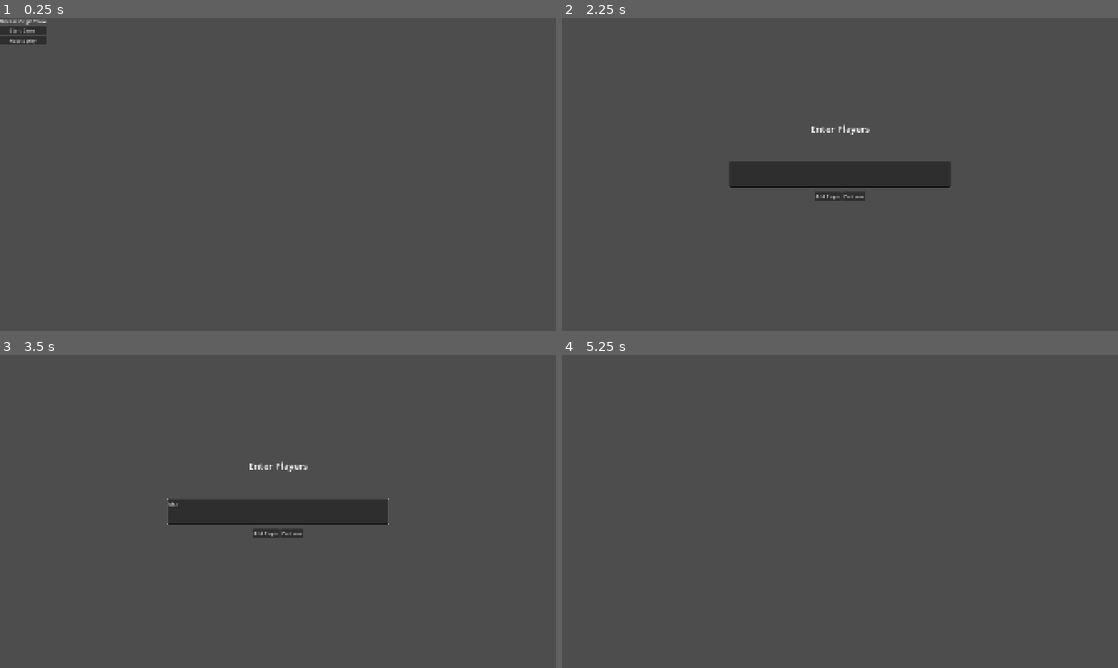
Above: before the commit, frames 1-4 (two rows, left to right).
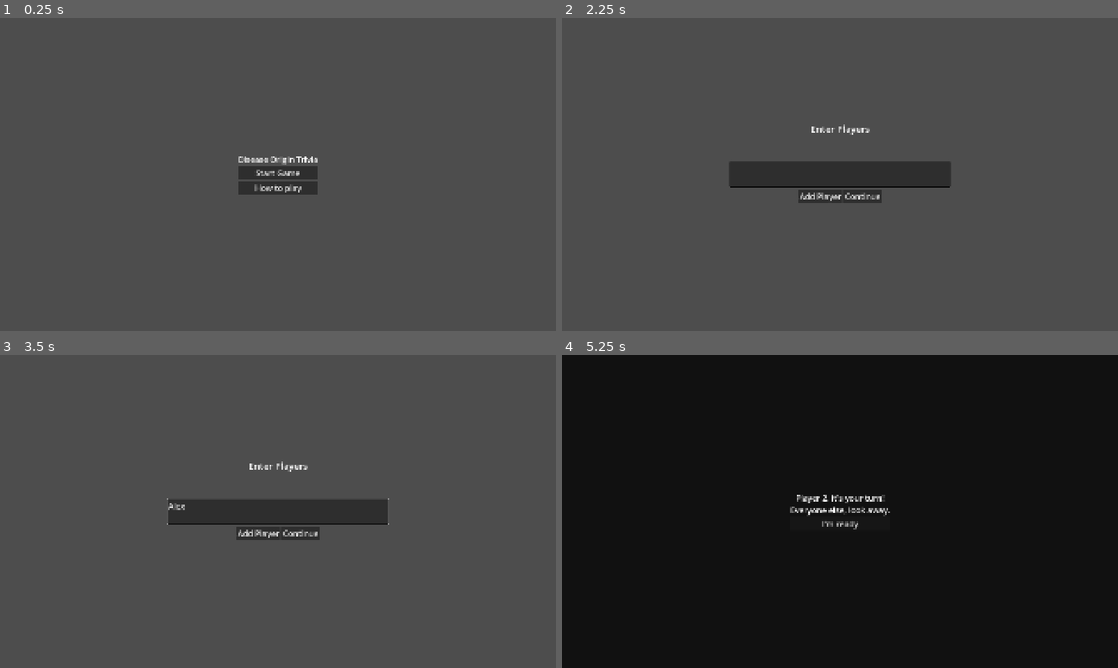
Above: after the commit, the same moments.

Repository: cisc-3667-fall-2026/Group-Project-2
Game: Godot game, scene res://scenes/MainMenu.tscn
The game is run twice, just before and just after one commit, with the same random seed, the same clock (stepped at 60 frames per second) and the same inputs.
Inputs (mouse positions are in pixels of both pictures, inside the frame that each line leads up to):
- Up to frame 1 (0.25 s): no input
- Up to frame 2 (2.25 s): click "How to play" at 0.5 s; click (840, 318) at 1.25 s, where only the run before the commit has a clickable "Back"; click "Start Game" at 2 s
- Up to frame 3 (3.5 s): click (278, 511) at 2.77 s; type "Alex" at 2.85 s
- Up to frame 4 (5.25 s): click "Continue" at 3.5 s; click (840, 524) at 4.25 s, where only the run after the commit has a clickable "I'm ready"; tap Enter at 5 s; move the mouse to (962, 495) at 5.02 s; click (962, 495) at 5.17 s

The runs differ from the first frame. In frame 1, 1.8% of the frame differs, in the area x 0-58%, y 0-57%; in frame 2, 0.4%; in frame 3, 0.5%; in frame 4, 100%, in the area x 0-100%, y 0-100%.
Error after the commit: Invalid access to property or key 'pressed' on a base object of type 'null instance'. (res://scripts/Scene/MainMenu.gd:5)

Commit message:
Longitude/latitude turns distance leadboard
Used AI for longitude/latitude distance as well

Diff:
--- /dev/null
+++ b/assets/Main_Theme.tres
@@ -0,0 +1,4 @@
+[gd_resource type="Theme" format=3 uid="uid://cpd3middaxh4l"]
+
+[resource]
+default_font_size = 28
--- a/project.godot
+++ b/project.godot
@@ -30,6 +30,10 @@
 
 project/assembly_name="Group Project 2"
 
+[gui]
+
+theme/custom="uid://cpd3middaxh4l"
+
 [physics]
 
 3d/physics_engine="Jolt Physics"
--- a/scenes/Game.tscn
+++ b/scenes/Game.tscn
@@ -1,6 +1,9 @@
 [gd_scene format=3 uid="uid://cuk2vfmofktmu"]
 
 [ext_resource type="PackedScene" uid="uid://ditvvo03wuj8b" path="res://scenes/PrivacyScreen.tscn" id="1_ibkli"]
+[ext_resource type="Script" uid="uid://521u7h4j1pge" path="res://scripts/Scene/Game.gd" id="1_qbsmt"]
+[ext_resource type="Texture2D" uid="uid://cenv3u1klrha8" path="res://assets/graphics/Worldmap_location_NED_50m_20000-10027 (1).png" id="2_78awf"]
+[ext_resource type="Script" uid="uid://dgwdeco85y6e3" path="res://scripts/Scene/Pins.gd" id="3_s0nni"]
 [ext_resource type="Script" uid="uid://cyw8snu7rthj8" path="res://scripts/Node/player_list.gd" id="3_cpr0p"]
 
 [node name="Game" type="Control" unique_id=26081044]
@@ -10,6 +13,7 @@
 anchor_bottom = 1.0
 grow_horizontal = 2
 grow_vertical = 2
+script = ExtResource("1_qbsmt")
 
 [node name="Layout" type="HBoxContainer" parent="." unique_id=1302311391]
 layout_mode = 1
@@ -36,13 +40,14 @@
 size_flags_vertical = 3
 ratio = 2.0
 
-[node name="AddMapHere" type="TextureRect" parent="Layout/LeftSide/MapHolder" unique_id=1281773176]
+[node name="Map" type="TextureRect" parent="Layout/LeftSide/MapHolder" unique_id=1281773176]
 unique_name_in_owner = true
 layout_mode = 2
 mouse_filter = 0
+texture = ExtResource("2_78awf")
 expand_mode = 1
 
-[node name="Pins" type="Control" parent="Layout/LeftSide/MapHolder/AddMapHere" unique_id=490372016]
+[node name="Pins" type="Control" parent="Layout/LeftSide/MapHolder/Map" unique_id=490372016]
 unique_name_in_owner = true
 layout_mode = 1
 anchors_preset = 15
@@ -51,6 +56,7 @@
 grow_horizontal = 2
 grow_vertical = 2
 mouse_filter = 2
+script = ExtResource("3_s0nni")
 
 [node name="RevealPanel" type="PanelContainer" parent="Layout" unique_id=1140227619]
 unique_name_in_owner = true
--- /dev/null
+++ b/scenes/Leaderboard.tscn
@@ -0,0 +1,40 @@
+[gd_scene format=3 uid="uid://cuq47qer1672g"]
+
+[ext_resource type="Script" uid="uid://dkpyosdkjcp53" path="res://scripts/Scene/Leaderboard.gd" id="1_n6nvk"]
+
+[node name="Leaderboard" type="Control" unique_id=747306692]
+layout_mode = 3
+anchors_preset = 15
+anchor_right = 1.0
+anchor_bottom = 1.0
+grow_horizontal = 2
+grow_vertical = 2
+script = ExtResource("1_n6nvk")
+
+[node name="CenterContainer" type="CenterContainer" parent="." unique_id=892767094]
+layout_mode = 1
+anchors_preset = 15
+anchor_right = 1.0
+anchor_bottom = 1.0
+grow_horizontal = 2
+grow_vertical = 2
+
+[node name="VBoxContainer" type="VBoxContainer" parent="CenterContainer" unique_id=1041706730]
+custom_minimum_size = Vector2(500, 0)
+layout_mode = 2
+
+[node name="WinnerLabel" type="Label" parent="CenterContainer/VBoxContainer" unique_id=553745598]
+unique_name_in_owner = true
+layout_mode = 2
+horizontal_alignment = 1
+
+[node name="ResultsLabel" type="RichTextLabel" parent="CenterContainer/VBoxContainer" unique_id=1195193762]
+unique_name_in_owner = true
+layout_mode = 2
+bbcode_enabled = true
+fit_content = true
+
+[node name="PlayAgainButton" type="Button" parent="CenterContainer/VBoxContainer" unique_id=2054538635]
+unique_name_in_owner = true
+layout_mode = 2
+text = "Play Again"
--- a/scenes/MainMenu.tscn
+++ b/scenes/MainMenu.tscn
@@ -12,40 +12,45 @@
 script = ExtResource("1_yqorp")
 
 [node name="CenterContainer" type="CenterContainer" parent="." unique_id=182967332]
-layout_mode = 0
-offset_right = 40.0
-offset_bottom = 40.0
+layout_mode = 1
+anchors_preset = 15
+anchor_right = 1.0
+anchor_bottom = 1.0
+grow_horizontal = 2
+grow_vertical = 2
 
 [node name="VBoxContainer" type="VBoxContainer" parent="CenterContainer" unique_id=437510016]
 layout_mode = 2
+alignment = 1
 
 [node name="Title" type="Label" parent="CenterContainer/VBoxContainer" unique_id=1690906016]
 layout_mode = 2
 text = "Disease Origin Trivia"
+horizontal_alignment = 1
 
 [node name="HBoxContainer" type="HBoxContainer" parent="CenterContainer/VBoxContainer" unique_id=361001377]
 visible = false
 layout_mode = 2
+theme_override_constants/separation = 16
 
-[node name="Label" type="Label" parent="CenterContainer/VBoxContainer/HBoxContainer" unique_id=1459729062]
+[node name="PlayersLabel" type="Label" parent="CenterContainer/VBoxContainer/HBoxContainer" unique_id=1459729062]
 layout_mode = 2
 text = "Players:"
 
-[node name="PlayerSpinBox" type="SpinBox" parent="CenterContainer/VBoxContainer/HBoxContainer/Label" unique_id=1735625059]
+[node name="PlayerSpin" type="SpinBox" parent="CenterContainer/VBoxContainer/HBoxContainer" unique_id=1735625059]
 unique_name_in_owner = true
-layout_mode = 0
-offset_right = 86.5
-offset_bottom = 31.0
+layout_mode = 2
 min_value = 2.0
 max_value = 6.0
 value = 2.0
+alignment = 1
 
 [node name="StartButton" type="Button" parent="CenterContainer/VBoxContainer" unique_id=359517137]
 unique_name_in_owner = true
 layout_mode = 2
 text = "Start Game"
 
-[node name="Instructions" type="Button" parent="CenterContainer/VBoxContainer" unique_id=1656401077]
+[node name="HowToPlayButton" type="Button" parent="CenterContainer/VBoxContainer" unique_id=1656401077]
 unique_name_in_owner = true
 layout_mode = 2
 text = "How to play"
--- a/scenes/PrivacyScreen.tscn
+++ b/scenes/PrivacyScreen.tscn
@@ -31,7 +31,7 @@
 [node name="VBoxContainer" type="VBoxContainer" parent="CenterContainer" unique_id=1145164910]
 layout_mode = 2
 
-[node name="TurnScreen" type="Label" parent="CenterContainer/VBoxContainer" unique_id=950517388]
+[node name="TurnScreenLabel" type="Label" parent="CenterContainer/VBoxContainer" unique_id=950517388]
 unique_name_in_owner = true
 layout_mode = 2
 horizontal_alignment = 1
--- a/scripts/Scene/Game.gd
+++ b/scripts/Scene/Game.gd
@@ -1,16 +1,150 @@
 extends Control
 
+const PLAYER_COLORS := [Color.RED, Color.DODGER_BLUE, Color.ORANGE, Color.MAGENTA, Color.CYAN, Color.YELLOW]
+
 var rounds: Array = []
+var round_idx := 0
+var current_player := 0
+var guesses: Array = []          # one Vector2(lat, lon) per player
+var accepting_clicks := false
+
 
 func _ready() -> void:
+	# Lets you test this scene directly with F6, without going through the menu.
+	if GameManager.scores.size() != GameManager.num_players:
+		GameManager.reset()
+
 	rounds = load_diseases()
-	print("Loaded ", rounds.size(), " rounds:")
-	for d in rounds:
-		print("  ", d["name"])
-	%QuestionLabel.text = "Where was %s first identified?" % rounds[0]["name"]
+	if rounds.is_empty():
+		%QuestionLabel.text = "Couldn't load any diseases. Check diseases.json."
+		return
+
+	%Map.gui_input.connect(_on_map_gui_input)
+	$PrivacyScreen.player_ready.connect(_on_player_ready)
+	%NextButton.pressed.connect(_on_next_pressed)
+	start_round()
 
 
-# Reads and shuffles all the diseases, and takes the first 5.
+#Round flow
+
+func start_round() -> void:
+	var d: Dictionary = rounds[round_idx]
+	%QuestionLabel.text = "Round %d of %d: Where was %s first identified?" % [round_idx + 1, rounds.size(), d["name"]]
+	guesses.clear()
+	current_player = 0
+	%Pins.clear_all()
+	%RevealPanel.hide()
+	show_turn_screen()
+
+
+func show_turn_screen() -> void:
+	accepting_clicks = false
+	$PrivacyScreen.show_for(current_player + 1)
+
+
+# Called when PrivacyScreen sends its player_ready signal.
+func _on_player_ready() -> void:
+	%TurnLabel.text = "Player %d: click where you think it was first identified" % (current_player + 1)
+	accepting_clicks = true
+
+
+func _on_map_gui_input(event: InputEvent) -> void:
+	if not accepting_clicks:
+		return
+	if event is InputEventMouseButton and event.pressed and event.button_index == MOUSE_BUTTON_LEFT:
+		place_guess(pixel_to_latlon(event.position))
+
+
+func place_guess(latlon: Vector2) -> void:
+	accepting_clicks = false
+	guesses.append(latlon)
+	current_player += 1
+	if current_player < GameManager.num_players:
+		show_turn_screen()
+	else:
+		reveal()
+
+
+func reveal() -> void:
+	%TurnLabel.text = "Results"
+	var d: Dictionary = rounds[round_idx]
+
+	# Green pin at every correct location.
+	for loc in d["locations"]:
+		%Pins.add_pin(loc["lat"], loc["lon"], Color.GREEN)
+
+	var text := "[b]This round[/b]\n"
+	for i in guesses.size():
+		var guess: Vector2 = guesses[i]
+		var answer := nearest_answer(guess, d)
+		var km: float = answer["km"]
+		var points := score_for(km)
+		GameManager.scores[i] += points
+
+		var color: Color = PLAYER_COLORS[i]
+		%Pins.add_line(guess, Vector2(answer["lat"], answer["lon"]), color)
+		%Pins.add_pin(guess.x, guess.y, color)
+		text += "[color=#%s]Player %d[/color]: %d km away, +%d points\n" % [color.to_html(false), i + 1, int(km), points]
+
+	text += "\n[b]Standings[/b]\n" + standings_text()
+	%ResultsLabel.text = text
+
+	%FactLabel.text = "[b]%s[/b]\nFirst identified: %s, %s\n\n%s" % [d["name"], d["place"], d["year"], d["fact"]]
+
+	var last_round := round_idx == rounds.size() - 1
+	%NextButton.text = "See final results" if last_round else "Next round"
+	%RevealPanel.show()
+
+
+func _on_next_pressed() -> void:
+	round_idx += 1
+	if round_idx >= rounds.size():
+		get_tree().change_scene_to_file("res://scenes/Leaderboard.tscn")
+	else:
+		start_round()
+
+
+#Helpers
+
+func pixel_to_latlon(pos: Vector2) -> Vector2:
+	var map_size: Vector2 = %Map.size
+	var lon: float = pos.x / map_size.x * 360.0 - 180.0
+	var lat: float = 90.0 - pos.y / map_size.y * 180.0
+	return Vector2(lat, lon)   # x = latitude, y = longitude
+
+
+func haversine_km(lat1: float, lon1: float, lat2: float, lon2: float) -> float:
+	var dlat := deg_to_rad(lat2 - lat1)
+	var dlon := deg_to_rad(lon2 - lon1)
+	var a := sin(dlat / 2) ** 2 + cos(deg_to_rad(lat1)) * cos(deg_to_rad(lat2)) * sin(dlon / 2) ** 2
+	return 6371.0 * 2.0 * atan2(sqrt(a), sqrt(1.0 - a))
+
+
+# Some diseases have two locations. Score against whichever is closer.
+func nearest_answer(guess: Vector2, d: Dictionary) -> Dictionary:
+	var best := {"km": INF, "lat": 0.0, "lon": 0.0}
+	for loc in d["locations"]:
+		var km := haversine_km(guess.x, guess.y, loc["lat"], loc["lon"])
+		if km < best["km"]:
+			best = {"km": km, "lat": loc["lat"], "lon": loc["lon"]}
+	return best
+
+
+func score_for(km: float) -> int:
+	return int(round(5000.0 * exp(-km / 2000.0)))
+
+
+# Players sorted from highest score to lowest.
+func standings_text() -> String:
+	var order := range(GameManager.num_players)
+	order.sort_custom(func(a, b): return GameManager.scores[a] > GameManager.scores[b])
+	var text := ""
+	for rank in order.size():
+		var p: int = order[rank]
+		text += "%d. Player %d: %d\n" % [rank + 1, p + 1, GameManager.scores[p]]
+	return text
+
+
 func load_diseases() -> Array:
 	var file := FileAccess.open("res://data/diseases.json", FileAccess.READ)
 	if file == null:
@@ -18,9 +152,8 @@
 		return []
 	var all_diseases = JSON.parse_string(file.get_as_text())
 	if all_diseases == null:
-		push_error("diseases.json has a syntax error (missing comma or quote?)")
+		push_error("diseases.json has a syntax error")
 		return []
-
 	var pool: Array = all_diseases
 	pool.shuffle()
 	return pool.slice(0, GameManager.total_rounds)
--- /dev/null
+++ b/scripts/Scene/Leaderboard.gd
@@ -0,0 +1,29 @@
+extends Control
+
+func _ready() -> void:
+	%PlayAgainButton.pressed.connect(_on_play_again_pressed)
+
+	# Sort players from highest to lowest score.
+	var order := range(GameManager.num_players)
+	order.sort_custom(func(a, b): return GameManager.scores[a] > GameManager.scores[b])
+
+	var text := ""
+	for rank in order.size():
+		var p: int = order[rank]
+		text += "%d.  Player %d    %d points\n" % [rank + 1, p + 1, GameManager.scores[p]]
+	%ResultsLabel.text = text
+
+	# Handle ties for first place.
+	var best: int = GameManager.scores[order[0]]
+	var winners: PackedStringArray = []
+	for p in order:
+		if GameManager.scores[p] == best:
+			winners.append("Player %d" % (p + 1))
+	if winners.size() == 1:
+		%WinnerLabel.text = "%s wins!" % winners[0]
+	else:
+		%WinnerLabel.text = "It's a tie: " + ", ".join(winners)
+
+
+func _on_play_again_pressed() -> void:
+	get_tree().change_scene_to_file("res://scenes/MainMenu.tscn")
--- /dev/null
+++ b/scripts/Scene/Pins.gd
@@ -0,0 +1,34 @@
+extends Control
+
+var pins: Array = []    # each: {"lat": float, "lon": float, "color": Color}
+var lines: Array = []   # each: {"from": Vector2(lat, lon), "to": Vector2(lat, lon), "color": Color}
+
+func latlon_to_pixel(lat: float, lon: float) -> Vector2:
+	return Vector2((lon + 180.0) / 360.0 * size.x, (90.0 - lat) / 180.0 * size.y)
+
+func add_pin(lat: float, lon: float, color: Color) -> void:
+	pins.append({"lat": lat, "lon": lon, "color": color})
+	queue_redraw()
+
+func add_line(from_latlon: Vector2, to_latlon: Vector2, color: Color) -> void:
+	lines.append({"from": from_latlon, "to": to_latlon, "color": color})
+	queue_redraw()
+
+func clear_all() -> void:
+	pins.clear()
+	lines.clear()
+	queue_redraw()
+
+func _draw() -> void:
+	for l in lines:
+		var a := latlon_to_pixel(l["from"].x, l["from"].y)
+		var b := latlon_to_pixel(l["to"].x, l["to"].y)
+		draw_line(a, b, l["color"], 2.0)
+	for p in pins:
+		var pos := latlon_to_pixel(p["lat"], p["lon"])
+		draw_circle(pos, 8.0, Color.BLACK)   # outline
+		draw_circle(pos, 6.0, p["color"])
+
+func _notification(what: int) -> void:
+	if what == NOTIFICATION_RESIZED:
+		queue_redraw()
Binary file removed: assets/graphics/MapOutline.webp
Binary file added: assets/graphics/Worldmap_location_NED_50m_20000-10027 (1).png
Not shown, changed: assets/graphics/Worldmap_location_NED_50m_20000-10027 (1).png.import
Renamed: Disease data/Diseases.json -> data/diseases.json
Not shown, added: scripts/Scene/Leaderboard.gd.uid
Not shown, added: scripts/Scene/Pins.gd.uid
